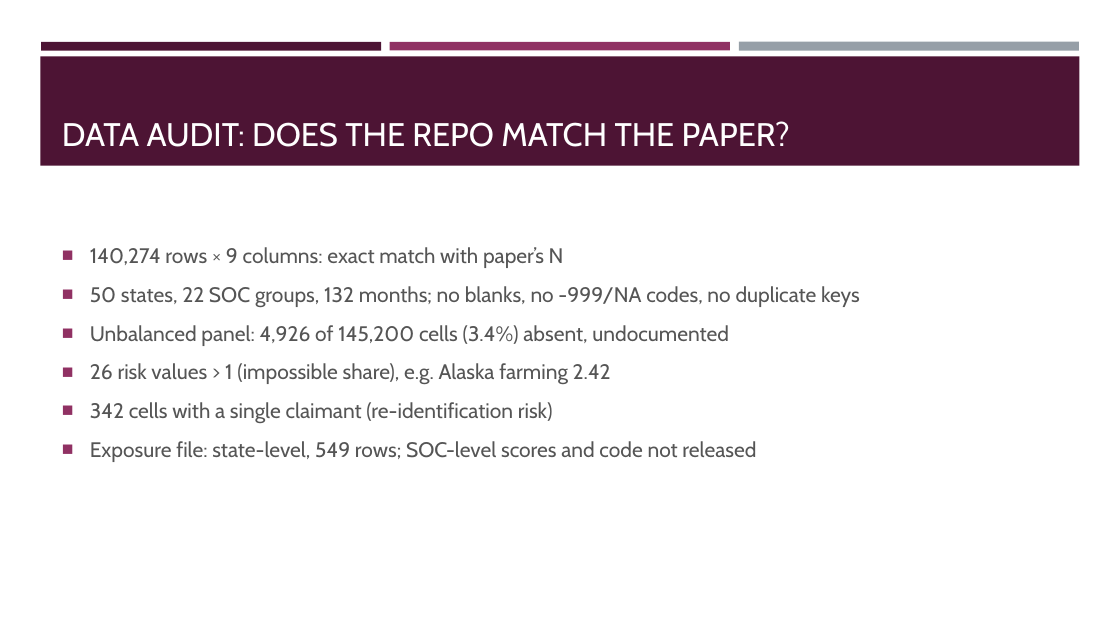
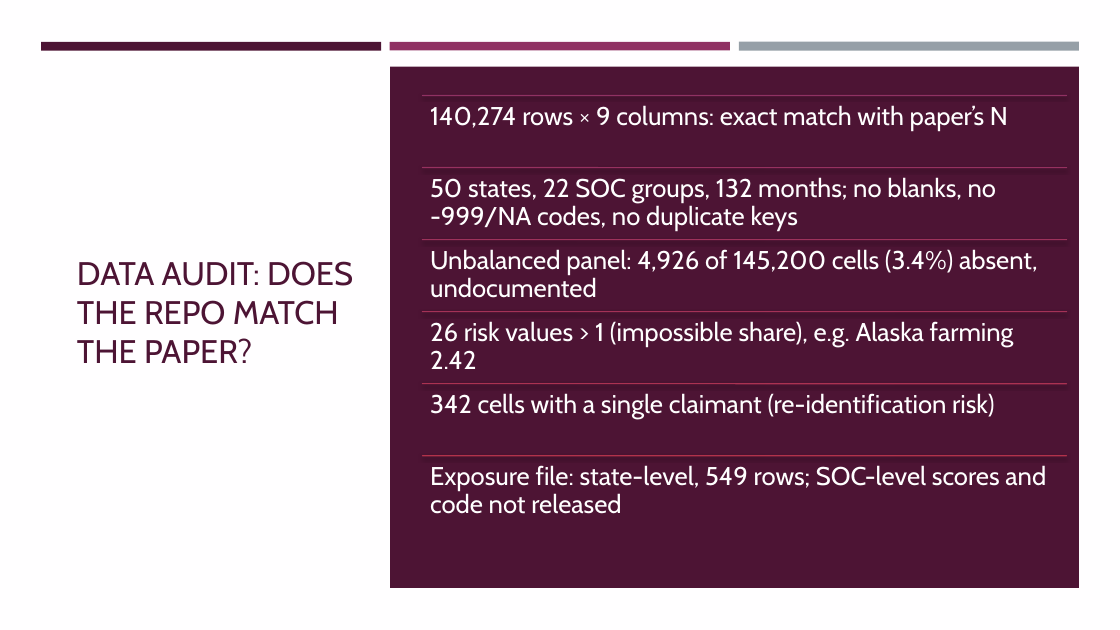
Before and after one commit to Ashonet/CSCU9DA_Assignment, a slide deck: slide 4 of CSCU9DA_Presentation.pptx. Drawn at 1120x630 pixels with LibreOffice and Linux fonts; fonts in the diff are those of the drawing. Boxes give left, top, right and bottom in pixels: in the first picture for what was removed or moved away, otherwise in the second. Text is boxed around its words. In the diff, an @@ line names an element or a change of style, - is before the commit and + after.

Commit message:
Changes to pptx

```diff
--- a/CSCU9DA_Presentation.pptx
+++ b/CSCU9DA_Presentation.pptx
@@ background #FFFFFF to gradient #757575 to #343434 @@
@@ rectangle added at bbox=[0, 0, 1120, 630], fill #FFFEFF @@
@@ rectangle removed at bbox=[40, 56, 1080, 166] @@
@@ rectangle added at bbox=[390, 66, 1079, 588], fill #4D1434 @@
@@ title "DATA AUDIT: DOES THE REPO ...": place and size @@
-title "DATA AUDIT: DOES THE REPO ..." at bbox=[62, 121, 790, 147]
+title "DATA AUDIT: DOES THE REPO ..." at bbox=[77, 261, 353, 363]
@@ title "DATA AUDIT: DOES THE REPO ..." at bbox=[77, 261, 353, 363]: text colour #FFFFFF to #4D1434; vertical alignment bottom to middle @@
@@ text removed at bbox=[90, 247, 860, 462] @@
-■ 140,274 rows × 9 columns: exact match with paper’s N
-■ 50 states, 22 SOC groups, 132 months; no blanks, no -999/NA codes, no duplicate keys
-■ Unbalanced panel: 4,926 of 145,200 cells (3.4%) absent, undocumented
-■ 26 risk values > 1 (impossible share), e.g. Alaska farming 2.42
-■ 342 cells with a single claimant (re-identification risk)
-■ Exposure file: state-level, 549 rows; SOC-level scores and code not released
@@ group added at bbox=[423, 96, 1067, 514]: 6 lines, 6 texts @@
+140,274 rows × 9 columns: exact match with paper’s N
+50 states, 22 SOC groups, 132 months; no blanks, no -999/NA codes, no duplicate keys
+Unbalanced panel: 4,926 of 145,200 cells (3.4%) absent, undocumented
+26 risk values > 1 (impossible share), e.g. Alaska farming 2.42
+342 cells with a single claimant (re-identification risk)
+Exposure file: state-level, 549 rows; SOC-level scores and code not released
```
